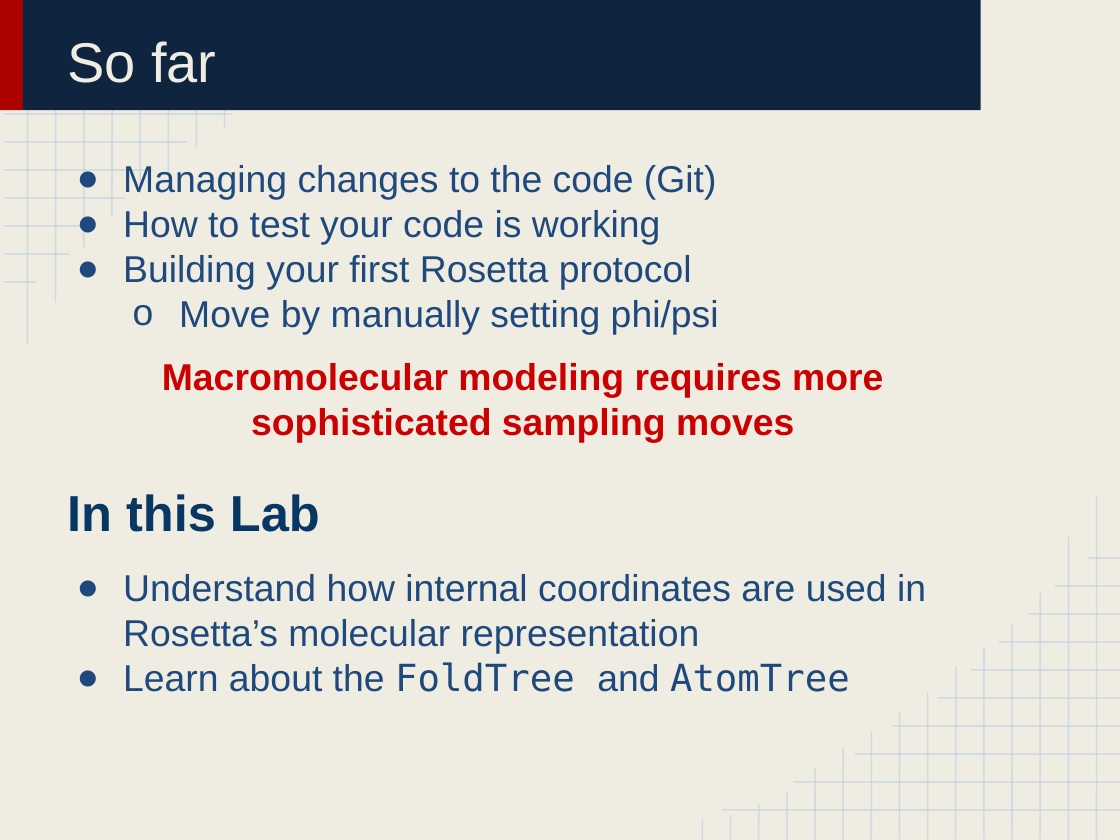
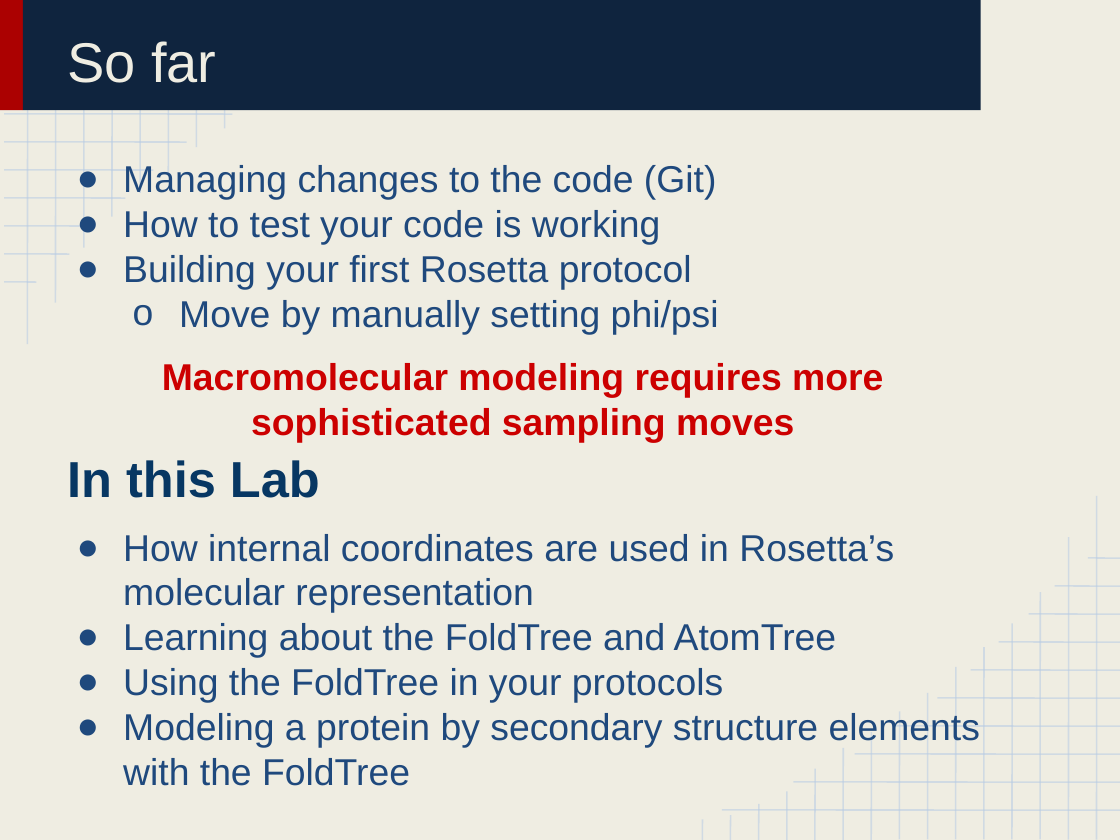
Before and after one commit to huabaiuw/prepare_bootcamp_2016_Aug, a slide deck: slide 2 of Lab Lecture 4_ Fold Tree.pptx. Drawn at 1120x840 pixels with LibreOffice and Linux fonts; fonts in the diff are those of the drawing. Boxes give left, top, right and bottom in pixels: in the first picture for what was removed or moved away, otherwise in the second. Text is boxed around its words. In the diff, an @@ line names an element or a change of style, - is before the commit and + after.

```diff
--- a/Lab Lecture 4_ Fold Tree.pptx
+++ b/Lab Lecture 4_ Fold Tree.pptx
@@ text "In this Lab": place and size @@
-text "In this Lab" at <box>67,494,320,532</box>
+text "In this Lab" at <box>67,460,320,498</box>
@@ text at <box>123,534,980,786</box>: text changed @@
-● Understand how internal coordinates are used in Rosetta’s molecular representation
-● Learn about the FoldTree and AtomTree
+● How internal coordinates are used in Rosetta’s molecular representation
+● Learning about the FoldTree and AtomTree
+● Using the FoldTree in your protocols
+● Modeling a protein by secondary structure elements with the FoldTree
```
Also in this commit, not shown: 4 other slides changed, 2 slides added, 2 slides removed, 5 other files.
